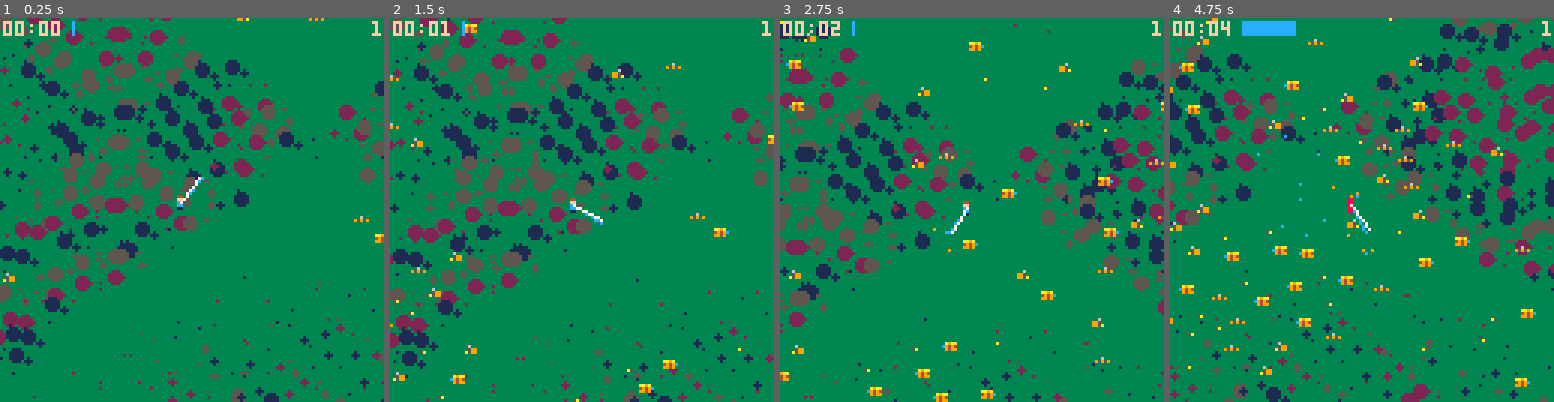
Above: before the commit, frames 1-4 (left to right).
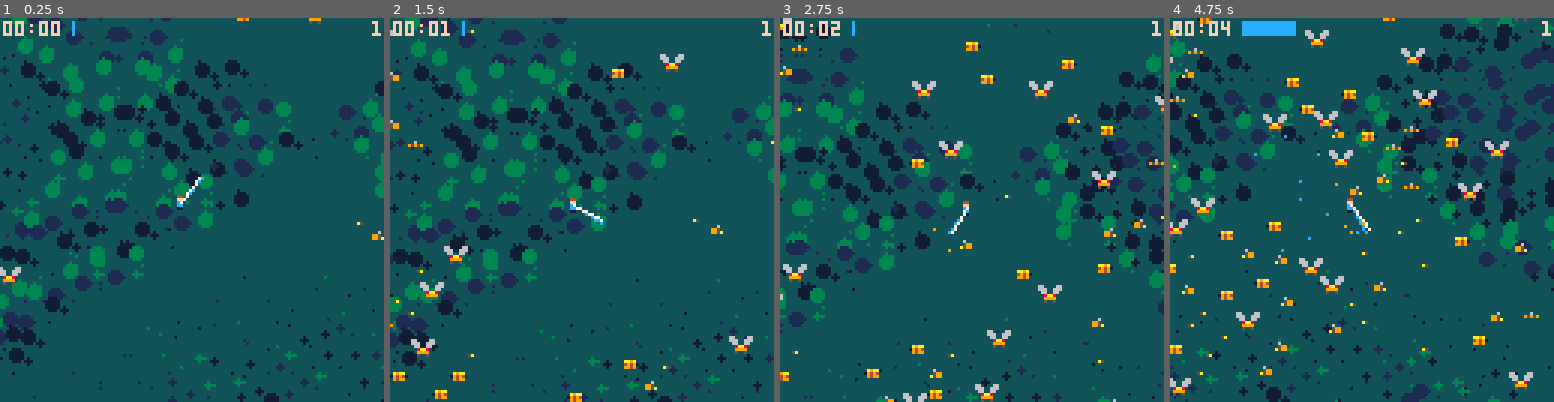
Above: after the commit, the same moments.

Repository: darabos/pico-8-projects
Game: PICO-8 cartridge buzz-survivor.p8
The game is run twice, just before and just after one commit, with the same random seed, the same clock (stepped at 60 frames per second) and the same inputs.
Inputs:
- Up to frame 1 (0.25 s): no input
- Up to frame 2 (1.5 s): no input
- Up to frame 3 (2.75 s): hold Right 1.6-2.1 s; hold Up 2.15-2.42 s; hold Right from 2.47 s (still down)
- Up to frame 4 (4.75 s): release Right at 3.03 s; hold Left 3.08-3.58 s; hold Down 3.63-3.97 s; hold Right 4.02-4.68 s; hold Up from 4.73 s (still down)

The runs differ from the first frame. In frame 1, 95% of the frame differs, in the area x 0-100%, y 0-100%; in frame 2, 95%; in frame 3, 96%; in frame 4, 96%.

Commit message:
Discovered the secret palette.

Diff:
--- a/buzz-survivor.p8
+++ b/buzz-survivor.p8
@@ -48,6 +48,18 @@
  ts=0
 end
 
+function setpal(c)
+ for i=1,15 do
+  pal(i,c or i)
+ end
+ pal(0,3+128,1)
+ pal(1,1+128,1)
+ pal(2,1,1)
+ pal(3,3,1)
+ poke(24366,1)--apply to editor
+end
+setpal()
+
 function _draw()
  camera()
  --terrain
@@ -55,13 +67,12 @@
  local fx=cam.x\8
  local sy=cam.y%8
  local fy=cam.y\8
- cls(3)
+ cls(0)
  for x=-1,16 do
   for y=-1,16 do
    local c=flr(
     sin(0.03*(fx+x))*2^2+
     cos(0.04*(fy+y))*2^2)%3+1
-   if c==3 then c=5 end
    local d=flr(
     sin(0.015*(fx+x))*2^2+
     cos(0.02*(fy+y))*2^2)%5
@@ -87,11 +98,9 @@
  end end
  --player
  if p.wounded then
-  for i=1,15 do
-   pal(i,8)
-  end
+  setpal(8)
   spr(p.spr,p.x-4,p.y-4,1,1,p.flip)
-  pal()
+  setpal()
  else
   spr(p.spr,p.x-4,p.y-4,1,1,p.flip)
  end
@@ -243,7 +252,7 @@
 function newenemy()
  local x,y=spawnpos()
  local e={x=x,y=y,hp=1,xp=1}
- e.spr=flr(rnd(4)+2)
+ e.spr=flr(rnd(5)+2)
  e.r=e.spr
  return e
 end
@@ -287,12 +296,12 @@
  end
 end
 __gfx__
-00000000000000000000000000000000000000000000000000000000000000000000000000009a00000000000000000000000000000000000000000000000000
-00000000000000000000000000000000000000000000000000000000000000000000000000097890000000000000000000000000000000000000000000000000
-007007000004400000000000000000000006000000a9aa00000000000000000000000000765a9900000000000000000000000000000000000000000000000000
-00077000000ff0000000000000060000000599000c94940000000000000000000000000069a5a000000000000000000000000000000000000000000000000000
-00077000000cc0000005a0000959590000a599000094990000000000000000000000000005a55000000000000000000000000000000000000000000000000000
-00700700000cc0000000000000000000000000000000000000000000000000000000000009540000000000000000000000000000000000000000000000000000
+00000000000000000000000000000000000000000000000066000066000000000000000000009a00000000000000000000000000000000000000000000000000
+00000000000000000000000000000000000000000000000066600666000000000000000000097890000000000000000000000000000000000000000000000000
+007007000004400000000000000000000006000000a9aa00066006600000000000000000765a9900000000000000000000000000000000000000000000000000
+00077000000ff00000000000000600000005990001949400008aa800000000000000000069a5a000000000000000000000000000000000000000000000000000
+00077000000cc0000005a0000959590000a599000094990000999900000000000000000005a55000000000000000000000000000000000000000000000000000
+00700700000cc0000000000000000000000000000000000000500500000000000000000009540000000000000000000000000000000000000000000000000000
 00000000000110000000000000000000000000000000000000000000000000000000000050000000000000000000000000000000000000000000000000000000
 00000000000000000000000000000000000000000000000000000000000000000000000000000000000000000000000000000000000000000000000000000000
 00000000000000000000000000000000000000000000000000000000000000000000000000000000000000000000000000000000000000000000000000000000
